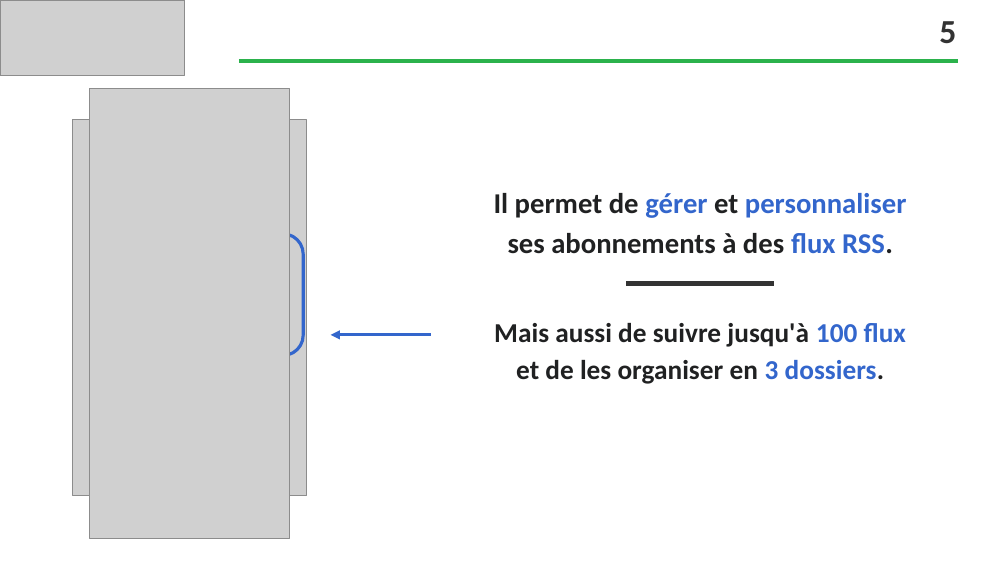
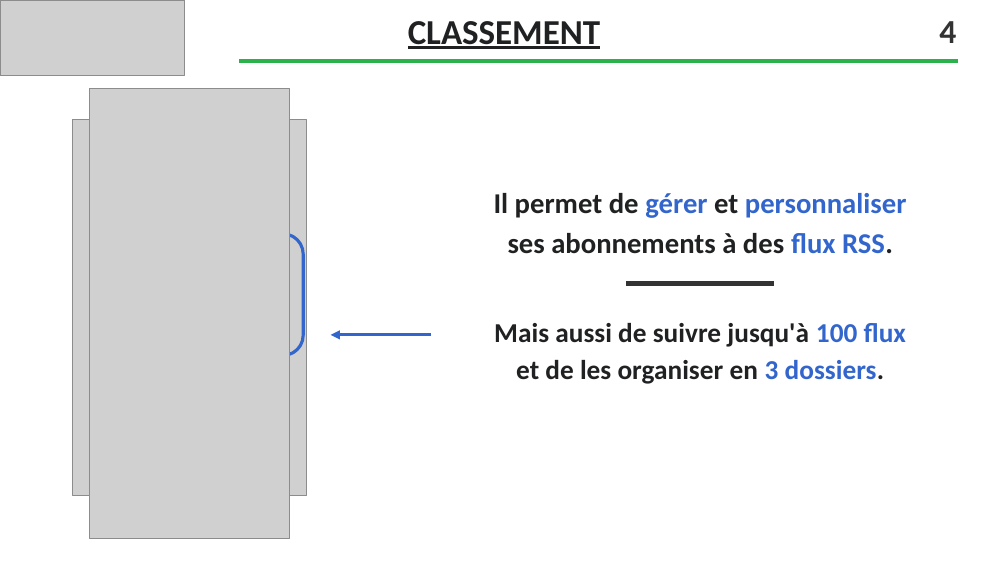
Before and after one commit to lionelagf/Menu-maker-by-qwenta, a slide deck: slide 6 of Faure_Lionel_1_veille_012024.pptx. Drawn at 1008x567 pixels with LibreOffice and Linux fonts; fonts in the diff are those of the drawing; grey boxes stand for pictures; background and template pictures are left out. Boxes give left, top, right and bottom in pixels: in the first picture for what was removed or moved away, otherwise in the second. Text is boxed around its words. In the diff, an @@ line names an element or a change of style, - is before the commit and + after.

```diff
--- a/Faure_Lionel_1_veille_012024.pptx
+++ b/Faure_Lionel_1_veille_012024.pptx
@@ text added at (x1=408, y1=21, x2=600, y2=49), 25 pt, text #202122, bold, underline @@
+CLASSEMENT
@@ text at (x1=939, y1=21, x2=956, y2=43): text changed @@
-5
+4
```
Also in this commit, not shown: 9 other slides changed, 4 slides added, 6 other files.
